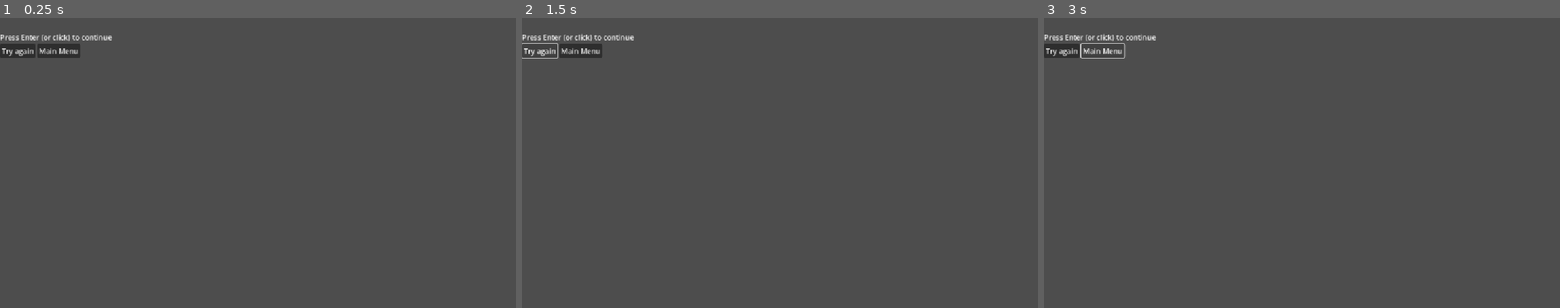
Above: before the commit, frames 1-3 (left to right).
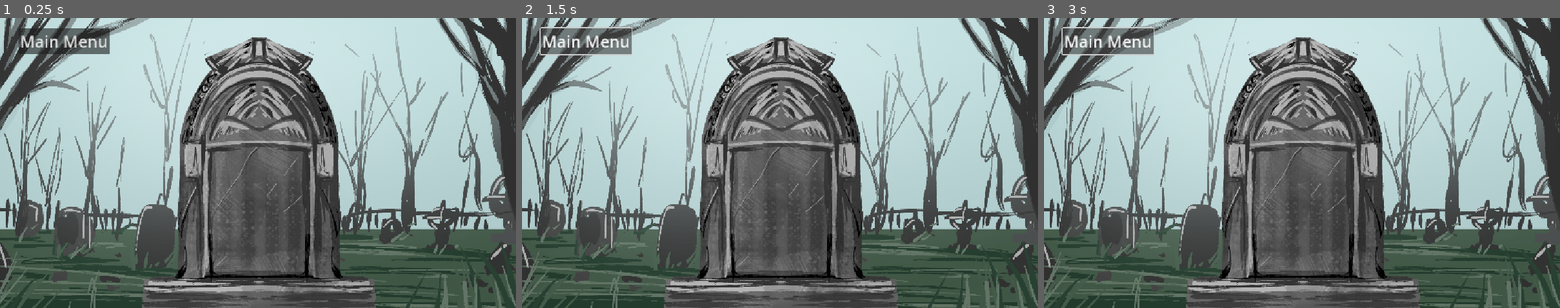
Above: after the commit, the same moments.

Repository: RobinPilt/UTGJ2025_c4
Game: Godot game, scene res://scenes/ui/Graveyard.tscn
The game is run twice, just before and just after one commit, with the same random seed, the same clock (stepped at 60 frames per second) and the same inputs. This scene is started directly instead of the project's main scene.
Inputs:
- Up to frame 1 (0.25 s): no input
- Up to frame 2 (1.5 s): click "Try again" (after the commit: "Main Menu") at 0.5 s; click "Try again" (after the commit: "Main Menu") at 1.25 s
- Up to frame 3 (3 s): click "Try again" (after the commit: "Main Menu") at 2 s; click "Main Menu" at 2.75 s

The runs differ from the first frame. In frame 1, 67% of the frame differs, in the area x 0-100%, y 0-100%; in frame 2, 67%; in frame 3, 67%.

Commit message:
UI changes

Diff:
--- a/koguja/scenes/ui/DatingApp.gd
+++ b/koguja/scenes/ui/DatingApp.gd
@@ -95,7 +95,7 @@
 		"difficulty_id": "hard",
 		"blurb": "Gaslighter, manupulator, cherubim",
 		"sprite_path": "res://assets/art/char/valentin.png",
-		"sprite_path2": "res://assets/art/char/valetinblush.png",
+		"sprite_path2": "res://assets/art/char/valentin.png",
 		"wedding_text": ["Sample wedding text.", "Sample"],
 		"divorce_text": ["Sample divorce text.", "Sample"]
 	},
--- a/koguja/scenes/ui/Graveyard.gd
+++ b/koguja/scenes/ui/Graveyard.gd
@@ -3,12 +3,9 @@
 
 @export var name_label_path: NodePath
 @export var hint_label_path: NodePath
-@export var try_again_button_path: NodePath
 @export var main_menu_button_path: NodePath
 
 @onready var name_label: Label        = get_node(name_label_path) as Label
-@onready var hint_label: Label        = get_node(hint_label_path) as Label
-@onready var try_again_btn: Button    = get_node(try_again_button_path) as Button
 @onready var main_menu_btn: Button    = get_node(main_menu_button_path) as Button
 @onready var sound                    = preload("res://assets/audio/fail.wav")
 
@@ -25,13 +22,6 @@
 		full_name = Globals.player_name  # Set from global if not set by payload
 	if name_label:
 		name_label.text = full_name
-	if hint_label:
-		hint_label.text = "Press Enter (or click) to continue"
-
-	if try_again_btn:
-		try_again_btn.pressed.connect(func() -> void:
-			GameState.goto(GameState.FlowState.DATING_APP)
-	)
 	if main_menu_btn:
 		main_menu_btn.pressed.connect(func() -> void:
 			GameState.goto(GameState.FlowState.MAIN_MENU)
--- a/koguja/scenes/ui/Graveyard.tscn
+++ b/koguja/scenes/ui/Graveyard.tscn
@@ -1,6 +1,8 @@
-[gd_scene load_steps=3 format=3 uid="uid://bu0x6vd712726"]
+[gd_scene load_steps=5 format=3 uid="uid://bu0x6vd712726"]
 
 [ext_resource type="Script" uid="uid://b60y5lpgi454w" path="res://scenes/ui/Graveyard.gd" id="1_of4t7"]
+[ext_resource type="Texture2D" uid="uid://dfr145uev6f7j" path="res://assets/art/graveyard.png" id="2_fxrhg"]
+[ext_resource type="Texture2D" uid="uid://b4kd3y58oqwuc" path="res://assets/art/grave.png" id="3_d4mo3"]
 
 [sub_resource type="AudioStreamWAV" id="AudioStreamWAV_of4t7"]
 
@@ -12,44 +14,61 @@
 grow_horizontal = 2
 grow_vertical = 2
 script = ExtResource("1_of4t7")
-name_label_path = NodePath("CenterContainer/VBoxContainer/Stone/NameLabel")
-hint_label_path = NodePath("CenterContainer/VBoxContainer/HintLabel")
-try_again_button_path = NodePath("CenterContainer/VBoxContainer/HBoxContainer/TryAgainButton")
+name_label_path = NodePath("TextureRect2/NameLabel")
 main_menu_button_path = NodePath("CenterContainer/VBoxContainer/HBoxContainer/MainMenuButton")
+
+[node name="TextureRect" type="TextureRect" parent="."]
+layout_mode = 0
+offset_right = 40.0
+offset_bottom = 40.0
+scale = Vector2(0.45, 0.45)
+texture = ExtResource("2_fxrhg")
+
+[node name="TextureRect2" type="TextureRect" parent="."]
+layout_mode = 0
+offset_left = -440.0
+offset_top = -40.0
+offset_right = 584.0
+offset_bottom = 336.0
+scale = Vector2(2, 2)
+texture = ExtResource("3_d4mo3")
+expand_mode = 2
+stretch_mode = 5
+
+[node name="NameLabel" type="Label" parent="TextureRect2"]
+layout_mode = 1
+anchors_preset = 8
+anchor_left = 0.5
+anchor_top = 0.5
+anchor_right = 0.5
+anchor_bottom = 0.5
+offset_left = -100.0
+offset_top = -8.0
+offset_right = 97.0
+offset_bottom = 48.00003
+grow_horizontal = 2
+grow_vertical = 2
+theme_override_constants/outline_size = 8
+theme_override_font_sizes/font_size = 26
+text = "Sample name"
+horizontal_alignment = 1
 
 [node name="CenterContainer" type="CenterContainer" parent="."]
 layout_mode = 1
-offset_right = 239.0
-offset_bottom = 89.0
+offset_left = 24.0
+offset_top = 8.0
+offset_right = 263.0
+offset_bottom = 97.0
 
 [node name="VBoxContainer" type="VBoxContainer" parent="CenterContainer"]
 layout_mode = 2
 
-[node name="TitleLabel" type="Label" parent="CenterContainer/VBoxContainer"]
-layout_mode = 2
-
-[node name="Stone" type="Panel" parent="CenterContainer/VBoxContainer"]
-layout_mode = 2
-
-[node name="NameLabel" type="Label" parent="CenterContainer/VBoxContainer/Stone"]
-layout_mode = 0
-offset_top = 85.0
-offset_right = 152.0
-offset_bottom = 141.0
-
-[node name="HintLabel" type="Label" parent="CenterContainer/VBoxContainer"]
-layout_mode = 2
-text = "Press enter or click to continue"
-
 [node name="HBoxContainer" type="HBoxContainer" parent="CenterContainer/VBoxContainer"]
 layout_mode = 2
 
-[node name="TryAgainButton" type="Button" parent="CenterContainer/VBoxContainer/HBoxContainer"]
-layout_mode = 2
-text = "Try again"
-
 [node name="MainMenuButton" type="Button" parent="CenterContainer/VBoxContainer/HBoxContainer"]
 layout_mode = 2
+theme_override_font_sizes/font_size = 36
 text = "Main Menu"
 
 [node name="AudioStreamPlayer" type="AudioStreamPlayer" parent="."]
Not shown, added: koguja/assets/art/phone.png.import
Not shown, added: koguja/assets/art/spale.png.import
Not shown, added: koguja/assets/art/spalego.png.import
Not shown, added: koguja/assets/art/valentindivorce.png.import
